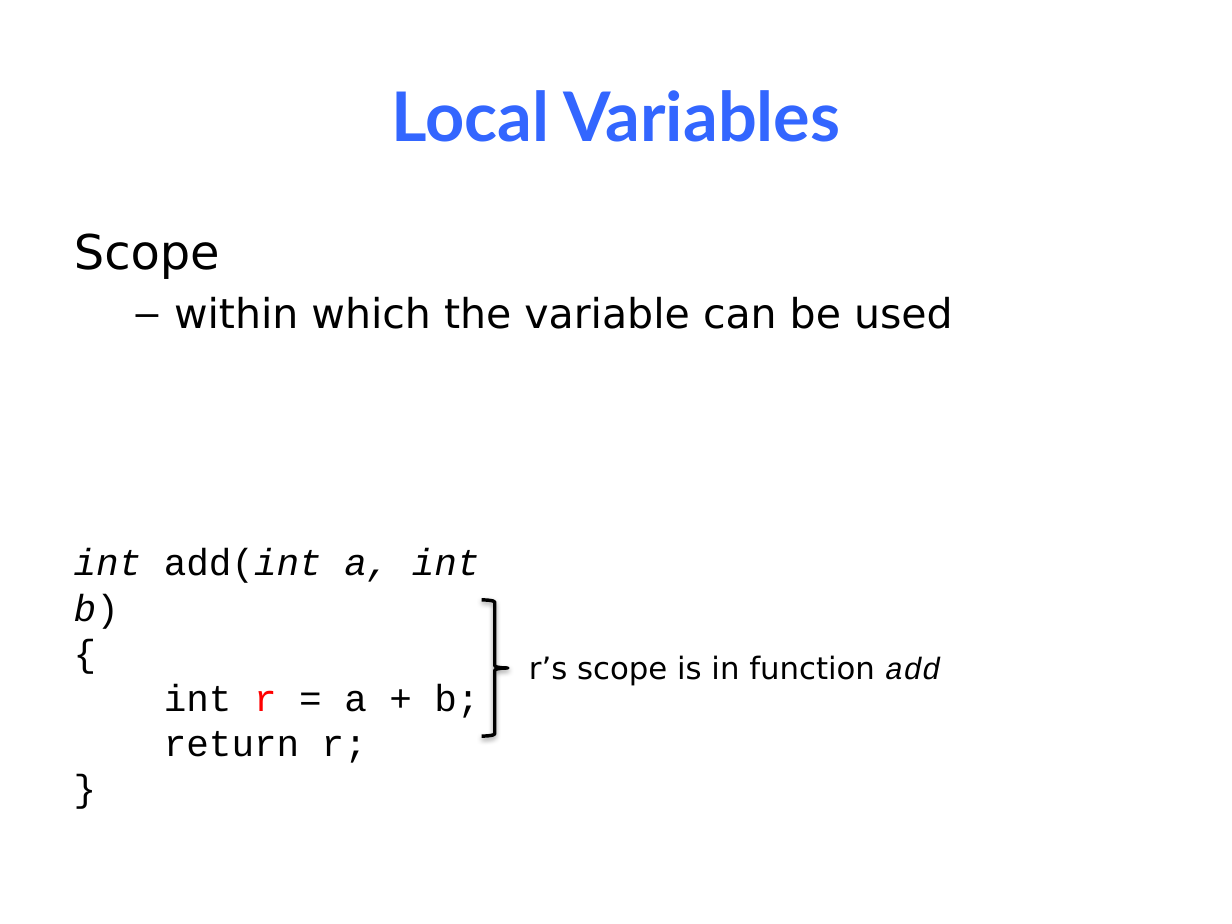
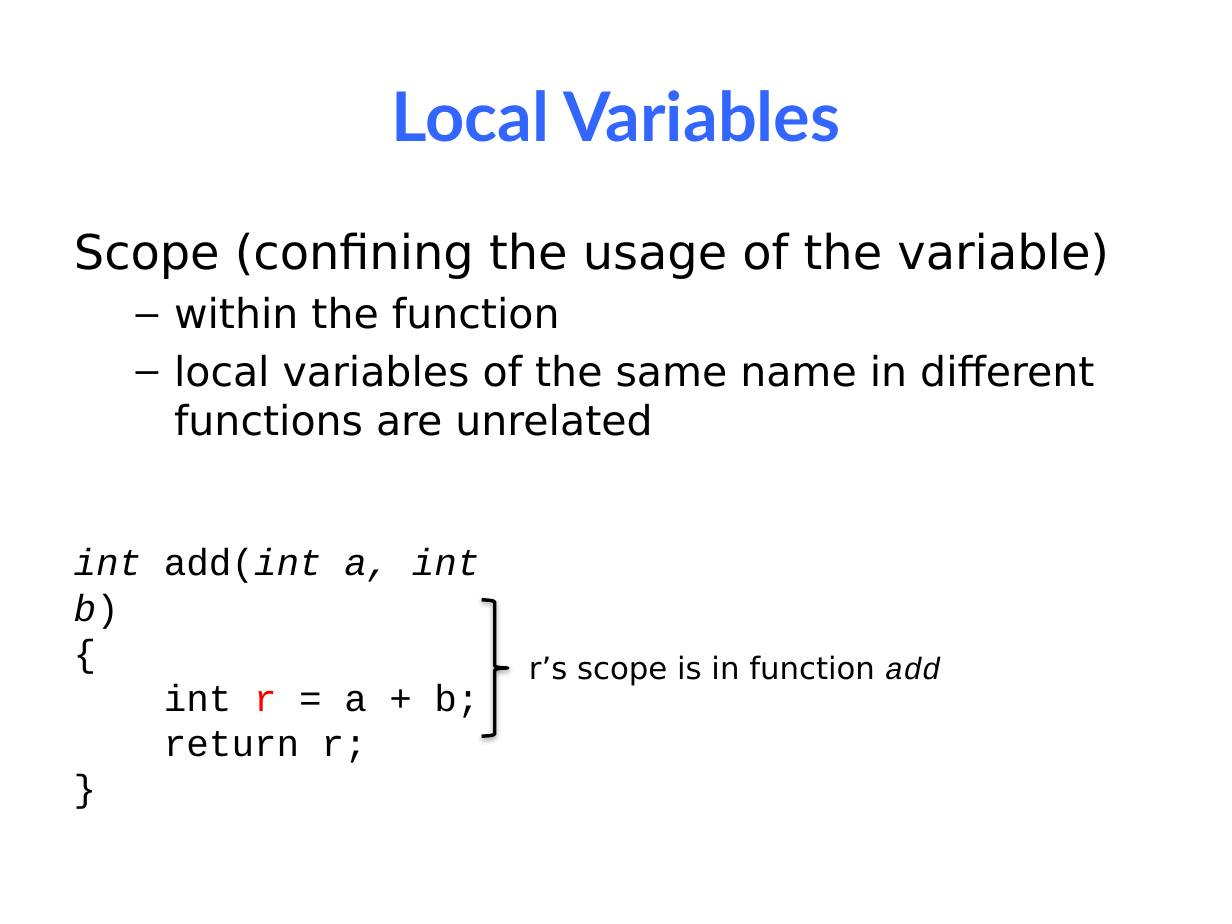
Before and after one commit to NYU-CSO/nyu-cso.github.io, a slide deck: slide 6 of notes/05-pointer_array.pptx. Drawn at 1232x924 pixels with LibreOffice and Linux fonts; fonts in the diff are those of the drawing. Boxes give left, top, right and bottom in pixels: in the first picture for what was removed or moved away, otherwise in the second. Text is boxed around its words. In the diff, an @@ line names an element or a change of style, - is before the commit and + after.

```diff
--- a/notes/05-pointer_array.pptx
+++ b/notes/05-pointer_array.pptx
@@ text at (74,232,1109,436): text changed @@
-Scope
-  – within which the variable can be used
+Scope (confining the usage of the variable)
+  – within the function
+  – local variables of the same name in different functions are unrelated
```
Also in this commit, not shown: 15 other slides changed, 7 slides added, 5 slides removed, 1 other file.
